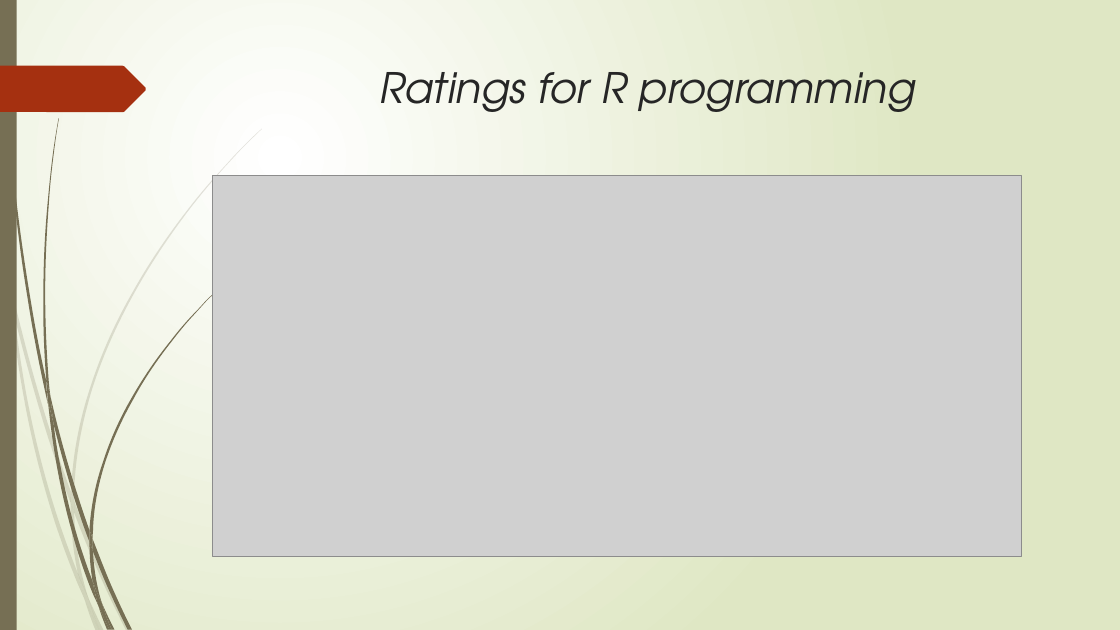
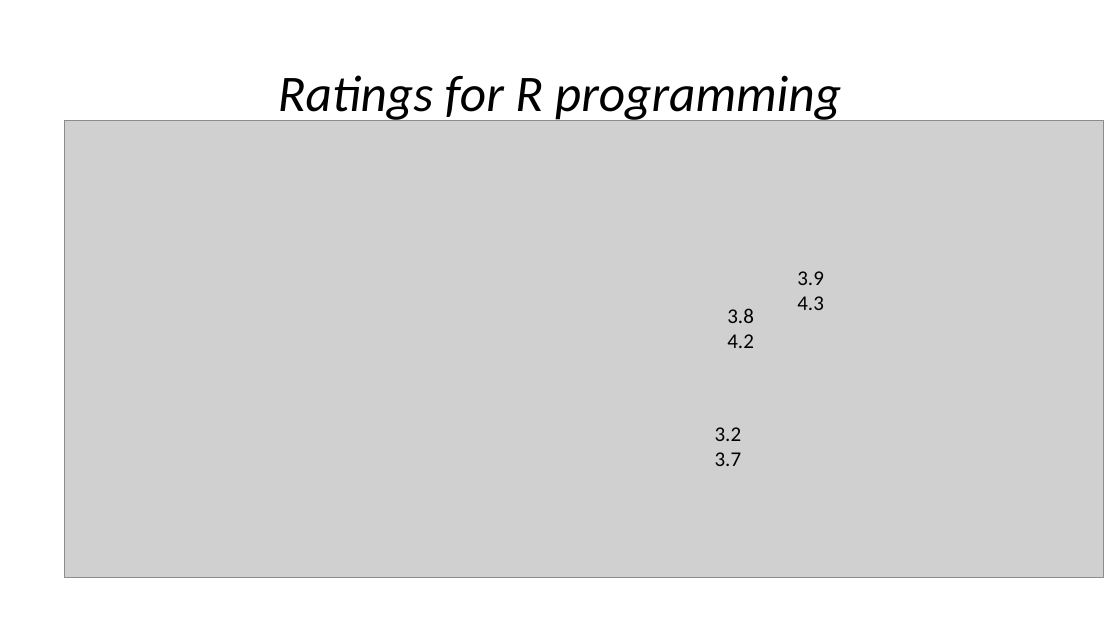
Before and after one commit to Khamanna/Udemy-Selenium, a slide deck: slide 7 of PPUdemyPresentation.pptx (slide 13 before the commit). Drawn at 1120x630 pixels with LibreOffice and Linux fonts; fonts in the diff are those of the drawing; grey boxes stand for pictures. Boxes give left, top, right and bottom in pixels: in the first picture for what was removed or moved away, otherwise in the second. Text is boxed around its words. In the diff, an @@ line names an element or a change of style, - is before the commit and + after.

```diff
--- a/PPUdemyPresentation.pptx
+++ b/PPUdemyPresentation.pptx
@@ background gradient #FFFFFF to #DFE8C4 to #FFFFFF @@
@@ rectangle removed at [0, 0, 17, 630] @@
@@ title "Ratings for R programming": place and size @@
-title "Ratings for R programming" at [379, 72, 915, 112]
+title "Ratings for R programming" at [278, 75, 841, 123]
@@ title "Ratings for R programming" at [278, 75, 841, 123]: size 36 to 44 pt, font TeX Gyre Adventor to Calibri, text colour #262626 to #000000; line spacing 1 to 0.9; vertical alignment top to middle @@
@@ freeform shape removed at [0, 66, 146, 112] @@
@@ picture: place and size @@
-picture at [213, 175, 1023, 556]
+picture at [65, 121, 1104, 578]
@@ text added at [797, 271, 824, 310], 18 pt, text #000000 @@
+3.9
+4.3
@@ text added at [727, 308, 754, 348], 18 pt, text #000000 @@
+3.8 4.2
@@ text added at [715, 427, 742, 466], 18 pt, text #000000 @@
+3.2
+3.7
@@ group removed at [0, 129, 262, 630]: 10 freeform shapes @@
@@ group removed at [3, 0, 218, 630]: 12 freeform shapes @@
```
Also in this commit, not shown: 11 other slides changed, 5 slides added, 5 slides removed, 1 other file.
